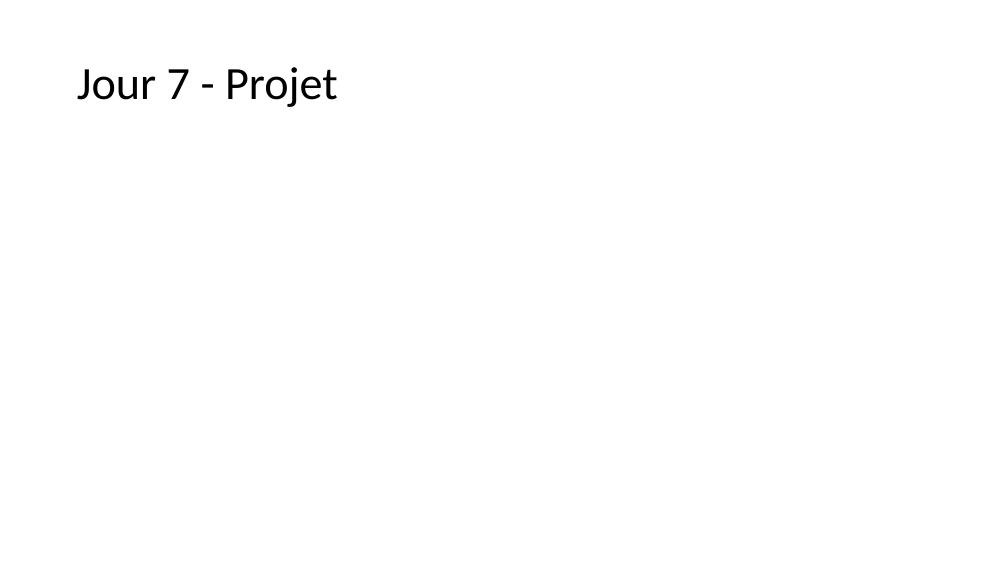
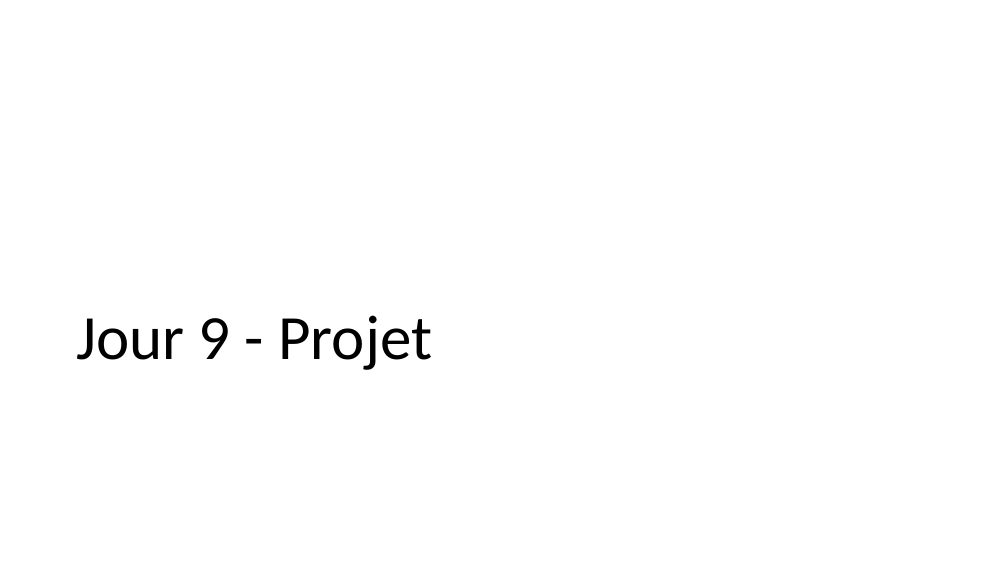
Before and after one commit to 40tude/Data_Essentials_Stage_Oct_2023, a slide deck: slide 33 of notes_de_stage.pptx (slide 29 before the commit). Drawn at 1008x567 pixels with LibreOffice and Linux fonts; fonts in the diff are those of the drawing. Boxes give left, top, right and bottom in pixels: in the first picture for what was removed or moved away, otherwise in the second. Text is boxed around its words. In the diff, an @@ line names an element or a change of style, - is before the commit and + after.

```diff
--- a/notes_de_stage.pptx
+++ b/notes_de_stage.pptx
@@ title "Jour 9 - Projet" at <box>76,315,432,370</box>: vertical alignment middle to bottom @@
@@ title at <box>76,315,432,370</box>: text changed; size 44 to 60 pt @@
-Jour 7 - Projet
+Jour 9 - Projet
```
Also in this commit, not shown: 13 other slides changed, 4 slides added, 1 other file.
